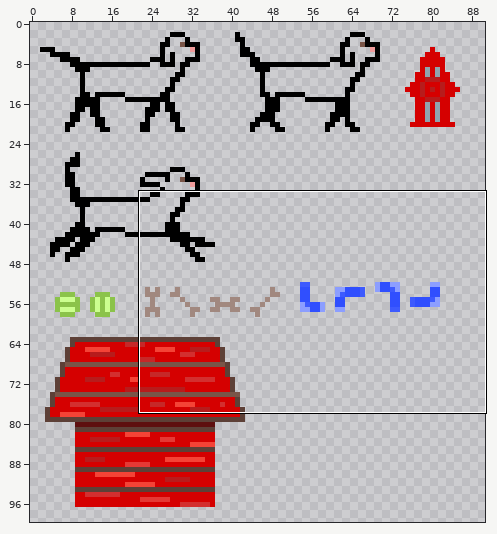
Edited in one commit: sprite sheet (public/sprites.png). Above: a wide view before the commit, with the close-up outlined.
Close-up. The starting point:
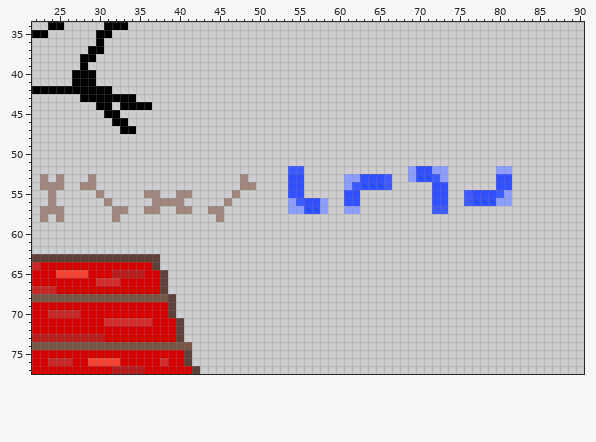
The file is 100x100 pixels. Shown: x 22..90, y 34..77. The wide view leaves out empty margins.
After:
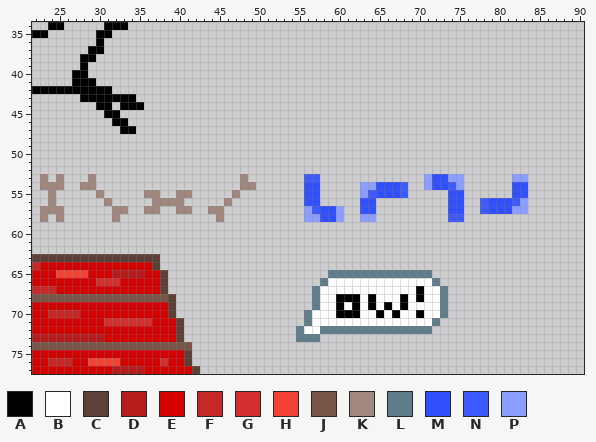
Palette (. is transparent): A #000000  B #ffffff  C #5d4037  D #b71c1c  E #d50000  F #c62828  G #d32f2f  H #f44336  J #795548  K #a1887f  L #607d8b  M #304ffe  N #3d5afe  P #8c9eff
Diff:
y 40: x 29 A -> .
y 44: x 36 A -> .
y 52: x 54..55 NN -> ..; x 69..73 PMMPP -> .....; x 80..81 PP -> ..
y 53: x 54..57 MM.. -> ..NN; x 61..66 PPMMMN -> ......; x 69..75 PMMNP.. -> ..PMMPP; x 80..83 MM.. -> ..PP
y 54: x 54..57 MM.. -> ..MM; x 61..64 PNMM -> ..PP; x 66..68 N.. -> MMN; x 71 . -> P; x 74..75 .. -> NP; x 80..83 MM.. -> ..MM
y 55: x 54..57 MM.. -> ..MM; x 61..68 MM...... -> ..PNMMMN; x 72..83 MM..NMMMNP.. -> ..MM......MM
y 56: x 54..55 PN -> ..; x 58 P -> .; x 61..64 MM.. -> ..MM; x 72..78 MM..NMM -> ..MM..N; x 80..83 PP.. -> MMNP
y 57: x 54..64 PPMMP..PP.. -> ..PNMMP..MM; x 72..75 NN.. -> ..MM; x 78..83 ...... -> NMMMPP
y 58: x 56..60 ..... -> PPMMP; x 63..64 .. -> PP; x 74..75 .. -> NN
y 65: x 59..71 ............. -> LLLLLLLLLLLLL
y 66: x 58..72 ............... -> LBBBBBBBBBBBBBL
y 67: x 57..73 ................. -> LBBBBBBBBBBBBABBL
y 68: x 57..73 ................. -> LBBAAABABBBABABBL
y 69: x 57..73 ................. -> LBBABABABABABBBBL
y 70: x 56..73 .................. -> LBBBAAABBABABBABBL
y 71: x 56..72 ................. -> LBBBBBBBBBBBBBBBL
y 72: x 55..71 ................. -> LBBLLLLLLLLLLLLLL
y 73: x 55..57 ... -> LLL
Changed places in both close-ups, as pixel boxes (x1, y1, x2, y2):
erased: (88, 70, 96, 78)
erased: (144, 102, 152, 110)
changed: (288, 166, 528, 222)
added: (296, 270, 448, 342)
